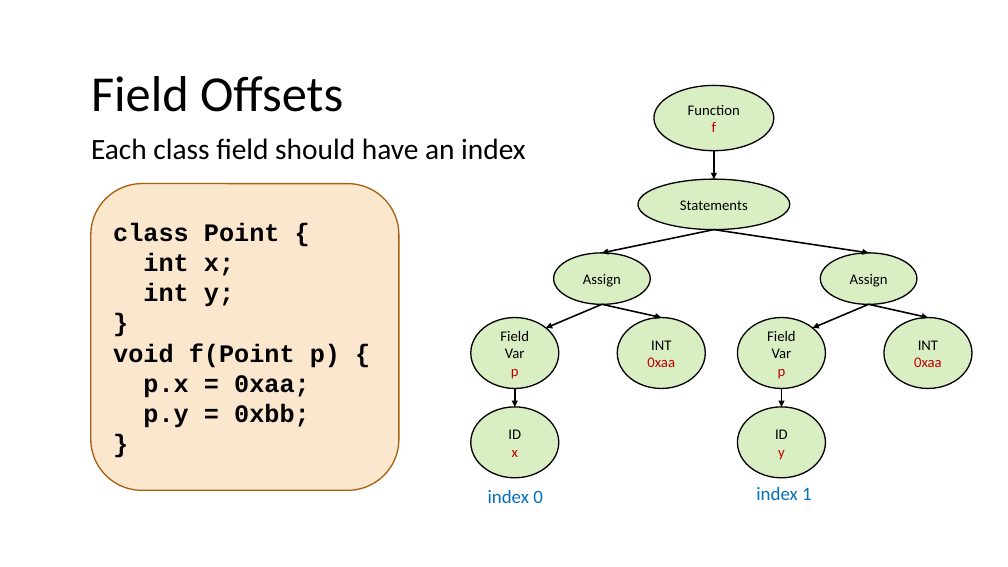
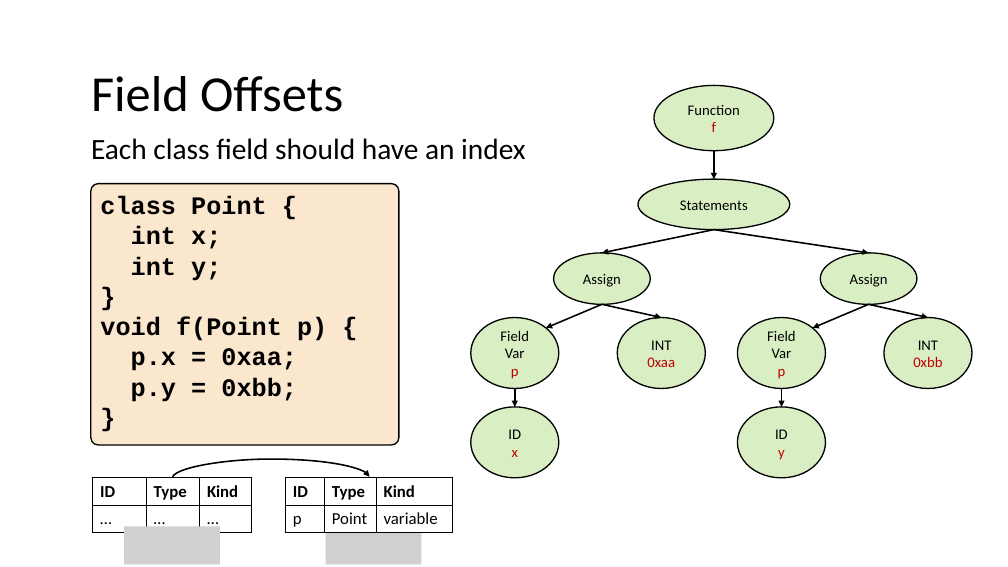
Before and after one commit to nivshani/compilation, a slide deck: slide 196 of slides/semantic.pptx (slide 169 before the commit). Drawn at 1008x567 pixels with LibreOffice and Linux fonts; fonts in the diff are those of the drawing; grey boxes stand for pictures. Boxes give left, top, right and bottom in pixels: in the first picture for what was removed or moved away, otherwise in the second. Text is boxed around its words. In the diff, an @@ line names an element or a change of style, - is before the commit and + after.

```diff
--- a/slides/semantic.pptx
+++ b/slides/semantic.pptx
@@ rounded rectangle "class Point {": place and size @@
-rounded rectangle "class Point {" at (91, 184, 399, 491)
+rounded rectangle "class Point {" at (91, 184, 399, 445)
@@ rounded rectangle "class Point {" at (91, 184, 399, 445): vertical alignment middle to top; outline #A9610D 1.25 pt to #000000 1.25 pt; proportions changed @@
@@ text in ellipse at (913, 356, 942, 367): text changed @@
-0xaa
+0xbb
@@ table added at (93, 477, 253, 532), 2 rows, 3 columns @@
+ID | Type | Kind
+… | … | …
@@ curved arrow added from (172, 478) to (370, 477), #000000 1.5 pt @@
@@ table added at (285, 477, 453, 532), 2 rows, 3 columns @@
+ID | Type | Kind
+p | Point | variable
@@ text removed at (488, 490, 543, 503) @@
-index 0
@@ text removed at (756, 487, 812, 500) @@
-index 1
@@ picture added at (124, 526, 220, 564) @@
@@ picture added at (326, 526, 422, 564) @@
```
Also in this commit, not shown: 20 other slides changed, 28 slides added, 1 other file.
